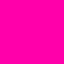
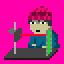
Layers edited between the first and the second 64 x 64 image:
showed "레이어 1" over box(4, 6, 60, 60)
